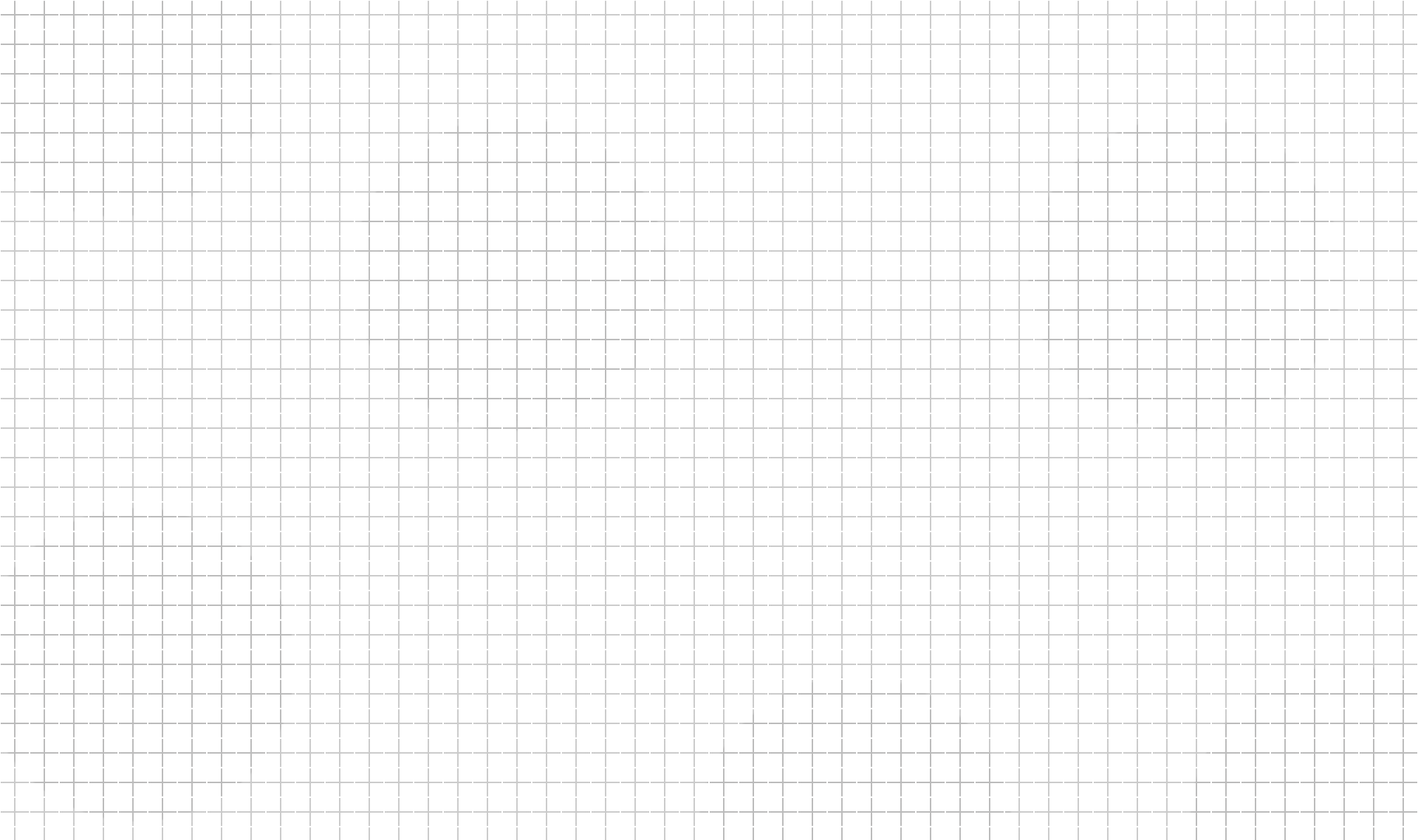
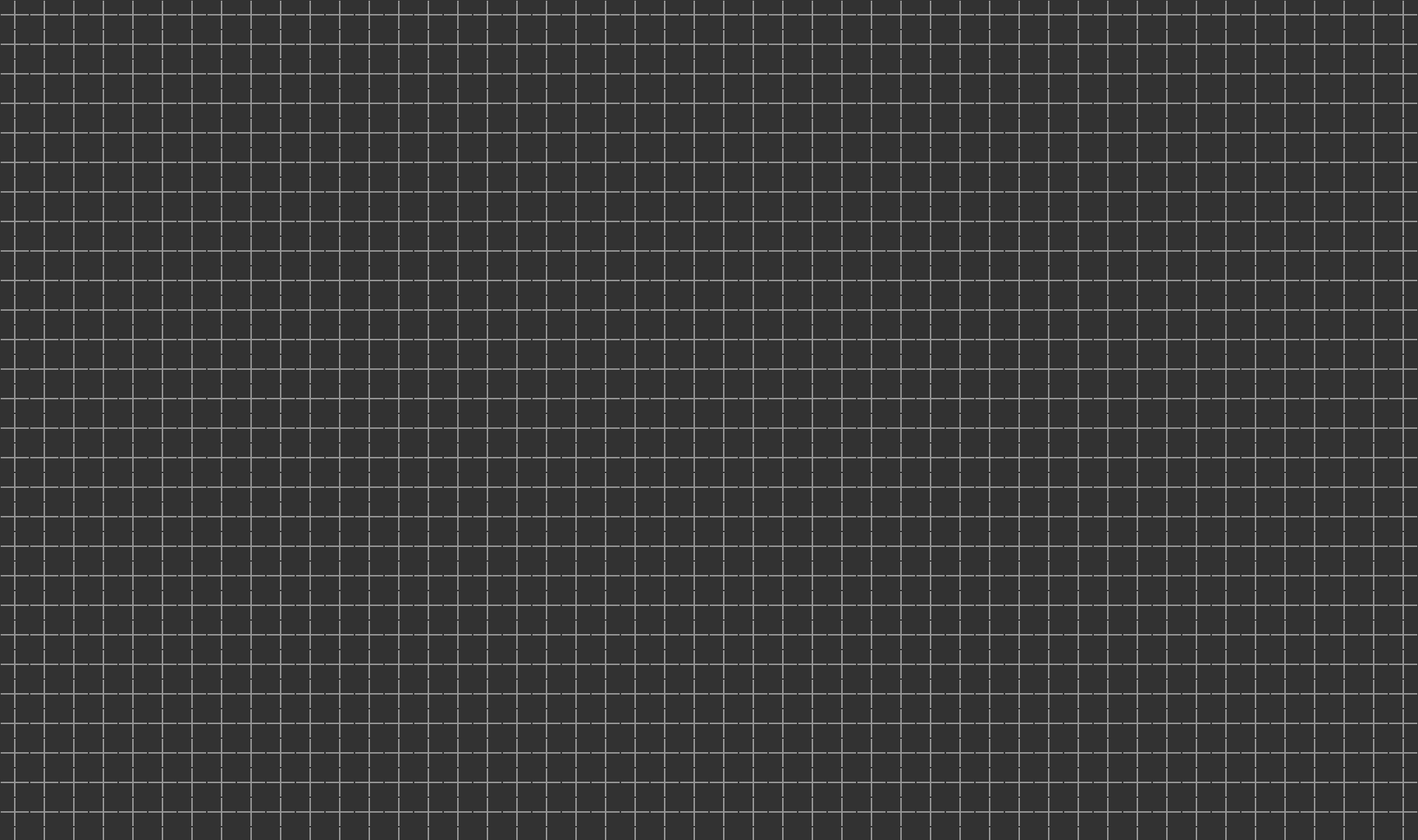
Before/after of a 1418 x 840 layered artwork. What changed in the layer stack:
"Layer 0": opacity 70% → 100%, painted on it over [0, 0, 1418, 840]
